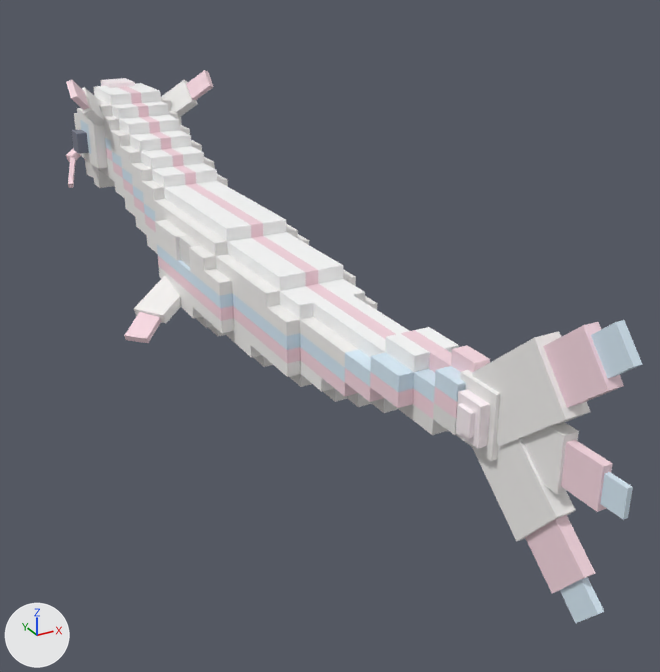
The glTF model art/creatures/PearlSerpent/game/PearlSerpent.glb, before and after one commit.
One viewpoint serves both versions: a 50 mm lens placed at (-12.5, -28.8, 9.7), pointed at (1.9, -2.7, -3.4). The lights are fixed; the arrows at lower left show +X, +Y and +Z. The picture after the commit comes second. Where no turn or scale is listed for an object, it has been applied to the vertices. Vertices at exactly the same position are counted once.

The older version as bpy lines, for what is in view:
```python
ob_head = bpy.data.objects.new('Head', me_head)
ob_head.location = (0.0, 11.68, 1.01)
ob_s1 = bpy.data.objects.new('S1', me_s1)
ob_s1.location = (0.0, 11.68, 1.01)
ob_s14 = bpy.data.objects.new('S14', me_s14)
ob_s14.location = (0.0, -6.32, -1.69)
ob_s2 = bpy.data.objects.new('S2', me_s2)
ob_s2.location = (0.0, 10.78, 0.56)
ob_s3 = bpy.data.objects.new('S3', me_s3)
ob_s3.location = (0.0, 9.43, 0.11)
ob_s4 = bpy.data.objects.new('S4', me_s4)
ob_s4.location = (0.0, 8.08, -0.34)
ob_s5 = bpy.data.objects.new('S5', me_s5)
ob_s5.location = (0.0, 6.73, -0.79)
ob_s6 = bpy.data.objects.new('S6', me_s6)
ob_s6.location = (0.0, 5.38, -1.24)
ob_s7 = bpy.data.objects.new('S7', me_s7)
ob_s7.location = (0.0, 4.03, -1.47)
# also in view: 'Tail' at (0.0, -15.8, -0.6); 'S8' at (0.0, 1.8, -1.7); 'S13' at (0.0, -5.4, -1.7); 'S9' at (0.0, 0.0, -1.5); 'S18' at (0.0, -11.9, -0.8)
```
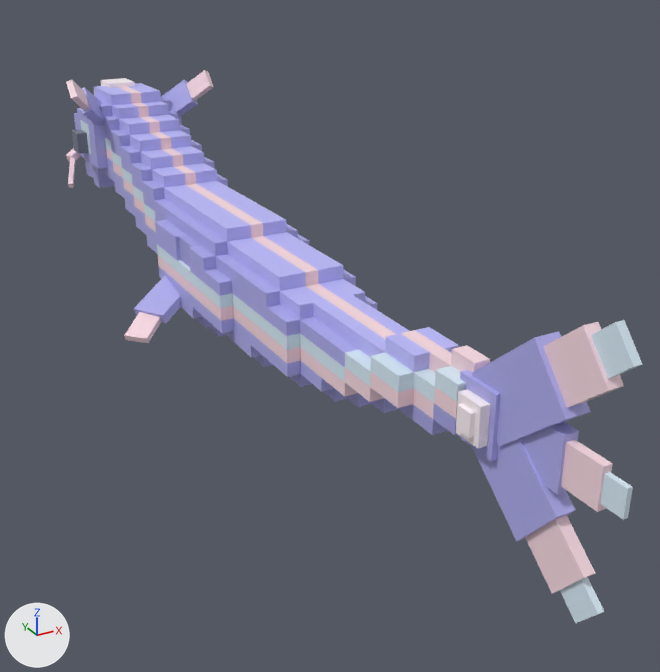
What differs and where, as boxes [x1, y1, x2, y2] in the pictures (660 x 672 px):
part 1 of me_head, recoloured (white to blue)
    both: [74, 80, 197, 188]
part 2 of me_s1, recoloured (white to blue)
    both: [104, 101, 178, 182]
part 3 of me_s2, recoloured (white to blue)
    both: [110, 115, 190, 198]
part 4 of me_s3, recoloured (white to blue)
    both: [120, 130, 202, 216]
part 5 of me_s4, recoloured (white to blue)
    both: [131, 146, 215, 234]
part 6 of me_s5, recoloured (white to blue)
    both: [142, 163, 228, 254]
part 7 of me_s6, recoloured (white to blue)
    both: [154, 181, 229, 221]
part 8 of me_s7, recoloured (white to blue)
    both: [134, 188, 243, 324]
part 9 of me_s8, recoloured (white to blue)
    both: [167, 196, 268, 336]
part 10 of me_s9, recoloured (white to blue)
    both: [189, 210, 309, 319]
part 11 of me_s10, recoloured (white to blue)
    both: [204, 232, 303, 343]
part 12 of me_s11, recoloured (white to blue)
    both: [231, 242, 323, 367]
part 13 of me_s12, recoloured (white to blue)
    both: [248, 254, 356, 360]
part 14 of me_s13, recoloured (white to blue)
    both: [267, 279, 377, 387]
part 15 of me_s14, recoloured (white to blue)
    both: [300, 295, 375, 402]
part 16 of me_s15, recoloured (white to blue)
    both: [321, 309, 400, 407]
part 17 of me_s16, recoloured (white to blue)
    both: [359, 325, 409, 413]
part 18 of me_s17, recoloured (white to blue)
    both: [384, 327, 459, 419]
part 19 of me_tail, recoloured (white to blue)
    both: [456, 331, 591, 542]

Edits to the bpy script that builds the scene:
```text
Change me_head:
    where me_head.from_pydata(...)  # 224 vertices, 284 faces; spans x -3.17..3.17, y -1.41..6.62, z -2.31..3.14
    me_head part 1: 146 faces centred in x -2.49..2.49, y -0.47..6.56, z -2.25..2.33 are repainted in the vertex colours; the middle colour goes from white #f5f3f1 to blue #b0aeed
Change me_s1:
    where me_s1.from_pydata(...)  # 62 vertices, 94 faces; spans x -1.58..1.58, y -0.9..0.45, z -1.8..1.8
    me_s1 part 2: 68 faces centred in x -1.58..1.58, y -0.9..0.45, z -1.8..1.8 are repainted in the vertex colours; the middle colour goes from white #f5f3f1 to blue #b0aeed
Change me_s2:
    where me_s2.from_pydata(...)  # 60 vertices, 92 faces; spans x -1.58..1.58, y -1.35..0.45, z -1.8..1.8
    me_s2 part 3: 66 faces centred in x -1.58..1.58, y -1.35..0.45, z -1.8..1.8 are repainted in the vertex colours; the middle colour goes from white #f5f3f1 to blue #b0aeed
Change me_s3:
    where me_s3.from_pydata(...)  # 60 vertices, 92 faces; spans x -1.58..1.58, y -1.35..0.45, z -1.8..1.8
    me_s3 part 4: 66 faces centred in x -1.58..1.58, y -1.35..0.45, z -1.8..1.8 are repainted in the vertex colours; the middle colour goes from white #f5f3f1 to blue #b0aeed
Change me_s4:
    where me_s4.from_pydata(...)  # 60 vertices, 92 faces; spans x -1.58..1.58, y -1.35..0.45, z -1.8..1.8
    me_s4 part 5: 66 faces centred in x -1.58..1.58, y -1.35..0.45, z -1.8..1.8 are repainted in the vertex colours; the middle colour goes from white #f5f3f1 to blue #b0aeed
Change me_s5:
    where me_s5.from_pydata(...)  # 60 vertices, 92 faces; spans x -1.58..1.58, y -1.35..0.45, z -1.8..1.8
    me_s5 part 6: 66 faces centred in x -1.58..1.58, y -1.35..0.45, z -1.8..1.8 are repainted in the vertex colours; the middle colour goes from white #f5f3f1 to blue #b0aeed
Change me_s6:
    where me_s6.from_pydata(...)  # 60 vertices, 92 faces; spans x -1.58..1.58, y -1.35..0.45, z -1.8..1.8
    me_s6 part 7: 66 faces centred in x -1.58..1.58, y -1.35..0.45, z -1.8..1.8 are repainted in the vertex colours; the middle colour goes from white #f5f3f1 to blue #b0aeed
Change me_s7:
    where me_s7.from_pydata(...)  # 104 vertices, 156 faces; spans x -4.39..4.39, y -3.46..0.45, z -2.27..2.03
    me_s7 part 8: 110 faces centred in x -3.38..3.38, y -2.47..0.45, z -2.02..2.03 are repainted in the vertex colours; the middle colour goes from white #f5f3f1 to blue #b0aeed
Change me_s8:
    where me_s8.from_pydata(...)  # 98 vertices, 138 faces; spans x -2.03..2.03, y -2.25..0.45, z -2.25..2.25
    me_s8 part 9: 108 faces centred in x -2.03..2.03, y -2.25..0.45, z -2.25..2.25 are repainted in the vertex colours; the middle colour goes from white #f5f3f1 to blue #b0aeed
Change me_s9:
    where me_s9.from_pydata(...)  # 74 vertices, 114 faces; spans x -2.03..2.03, y -1.35..0.45, z -2.02..2.03
    me_s9 part 10: 88 faces centred in x -2.03..2.03, y -1.35..0.45, z -2.02..2.03 are repainted in the vertex colours; the middle colour goes from white #f5f3f1 to blue #b0aeed
Change me_s10:
    where me_s10.from_pydata(...)  # 74 vertices, 114 faces; spans x -2.03..2.03, y -1.35..0.45, z -1.8..1.8
    me_s10 part 11: 88 faces centred in x -2.03..2.03, y -1.35..0.45, z -1.8..1.8 are repainted in the vertex colours; the middle colour goes from white #f5f3f1 to blue #b0aeed
Change me_s11:
    where me_s11.from_pydata(...)  # 62 vertices, 94 faces; spans x -1.58..1.58, y -1.35..0.45, z -1.8..1.8
    me_s11 part 12: 68 faces centred in x -1.58..1.58, y -1.35..0.45, z -1.8..1.8 are repainted in the vertex colours; the middle colour goes from white #f5f3f1 to blue #b0aeed
Change me_s12:
    where me_s12.from_pydata(...)  # 58 vertices, 90 faces; spans x -1.58..1.58, y -1.35..0.45, z -1.58..1.57
    me_s12 part 13: 64 faces centred in x -1.58..1.58, y -1.35..0.45, z -1.58..1.57 are repainted in the vertex colours; the middle colour goes from white #f5f3f1 to blue #b0aeed
Change me_s13:
    where me_s13.from_pydata(...)  # 58 vertices, 90 faces; spans x -1.58..1.58, y -1.35..0.45, z -1.35..1.35
    me_s13 part 14: 64 faces centred in x -1.58..1.58, y -1.35..0.45, z -1.35..1.35 are repainted in the vertex colours; the middle colour goes from white #f5f3f1 to blue #b0aeed
Change me_s14:
    where me_s14.from_pydata(...)  # 56 vertices, 90 faces; spans x -1.12..1.12, y -1.35..0.45, z -1.35..1.35
    me_s14 part 15: 64 faces centred in x -1.12..1.12, y -1.35..0.45, z -1.35..1.35 are repainted in the vertex colours; the middle colour goes from white #f5f3f1 to blue #b0aeed
Change me_s15:
    where me_s15.from_pydata(...)  # 50 vertices, 80 faces; spans x -1.12..1.12, y -1.35..0.45, z -1.12..1.12
    me_s15 part 16: 50 faces centred in x -1.12..1.12, y -1.35..0.45, z -1.12..1.12 are repainted in the vertex colours; the middle colour goes from white #f5f3f1 to blue #b0aeed
Change me_s16:
    where me_s16.from_pydata(...)  # 44 vertices, 70 faces; spans x -1.12..1.12, y -1.35..0.45, z -0.9..0.9
    me_s16 part 17: 36 faces centred in x -0.68..0.68, y -1.35..0.45, z -0.9..0.9 are repainted in the vertex colours; the middle colour goes from white #eae8e6 to blue #a8a6e3
Change me_s17:
    where me_s17.from_pydata(...)  # 44 vertices, 68 faces; spans x -1.12..1.12, y -1.35..0.45, z -0.9..0.9
    me_s17 part 18: 36 faces centred in x -0.68..0.68, y -1.35..0.45, z -0.9..0.9 are repainted in the vertex colours; the middle colour goes from white #eae8e6 to blue #a8a6e3
Change me_tail:
    where me_tail.from_pydata(...)  # 80 vertices, 106 faces; spans x -0.45..0.45, y -4.77..0.23, z -3.58..3.58
    me_tail part 19: 46 faces centred in x -0.45..0.45, y -3.06..0.23, z -2.12..2.12 are repainted in the vertex colours; the middle colour goes from white #f5f3f1 to blue #b0aeed
```
